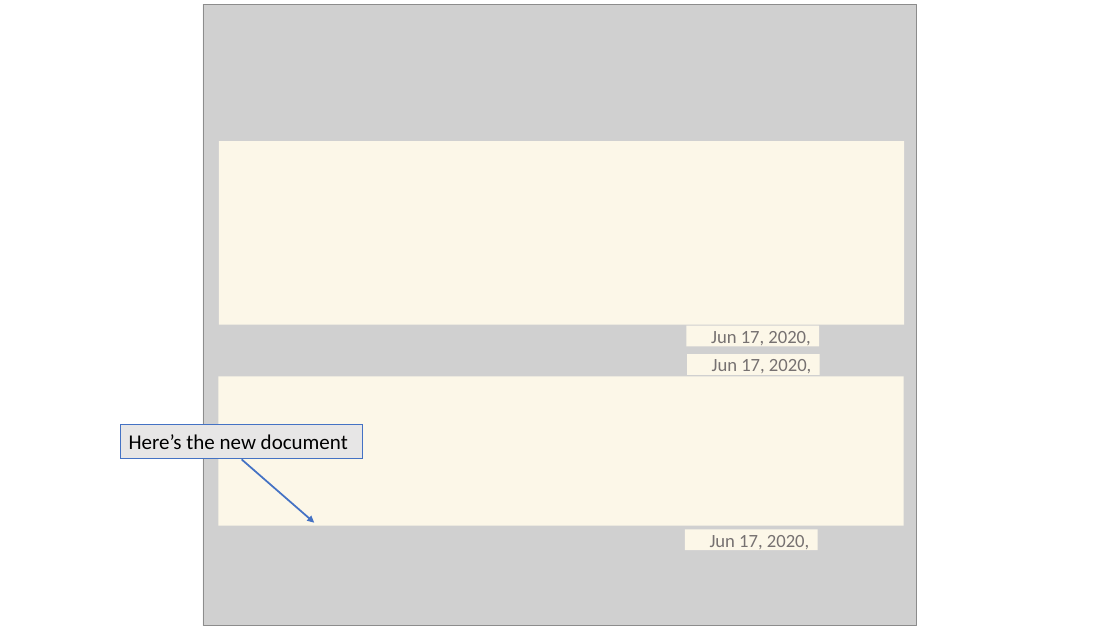
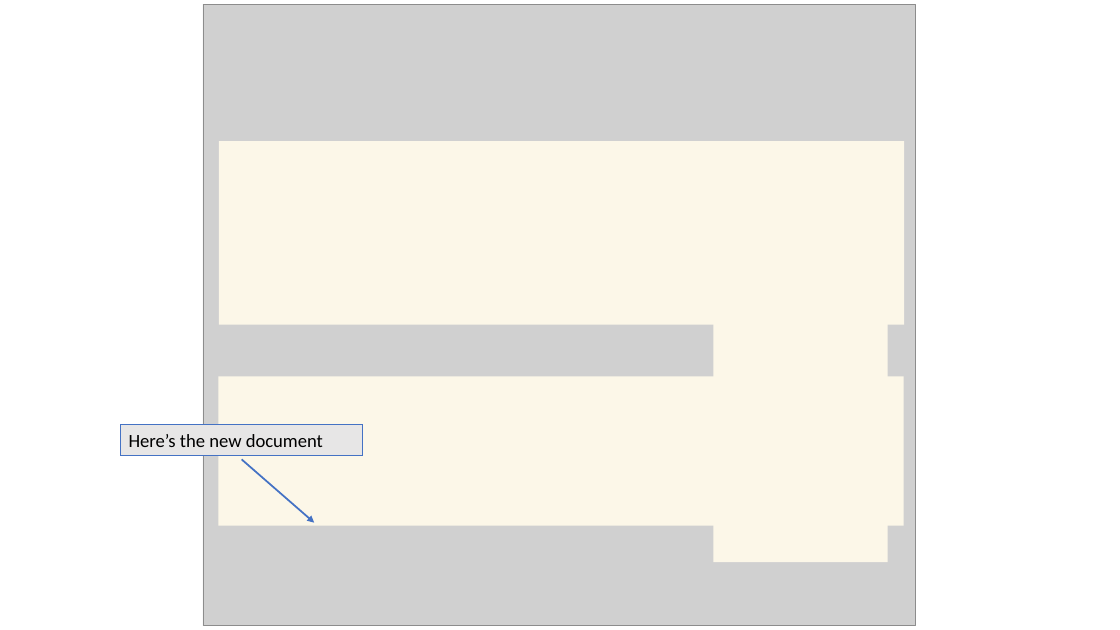
Before and after one commit to vgfield/Training-Development, a slide deck: slide 10 of Version Control.pptx. Drawn at 1120x630 pixels with LibreOffice and Linux fonts; fonts in the diff are those of the drawing; grey boxes stand for pictures. Boxes give left, top, right and bottom in pixels: in the first picture for what was removed or moved away, otherwise in the second. Text is boxed around its words. In the diff, an @@ line names an element or a change of style, - is before the commit and + after.

```diff
--- a/Version Control.pptx
+++ b/Version Control.pptx
@@ rectangle removed at [686, 326, 819, 347] @@
-Jun 17, 2020,
@@ rectangle added at [713, 324, 887, 562], fill #FCF7E8 @@
@@ rectangle removed at [687, 355, 820, 376] @@
-Jun 17, 2020,
@@ rectangle "Here’s the new document" at [120, 425, 363, 456]: size 18 to 16 pt @@
@@ rectangle removed at [685, 529, 818, 550] @@
-Jun 17, 2020,
```
Also in this commit, not shown: 2 slides added, 2 other files.
